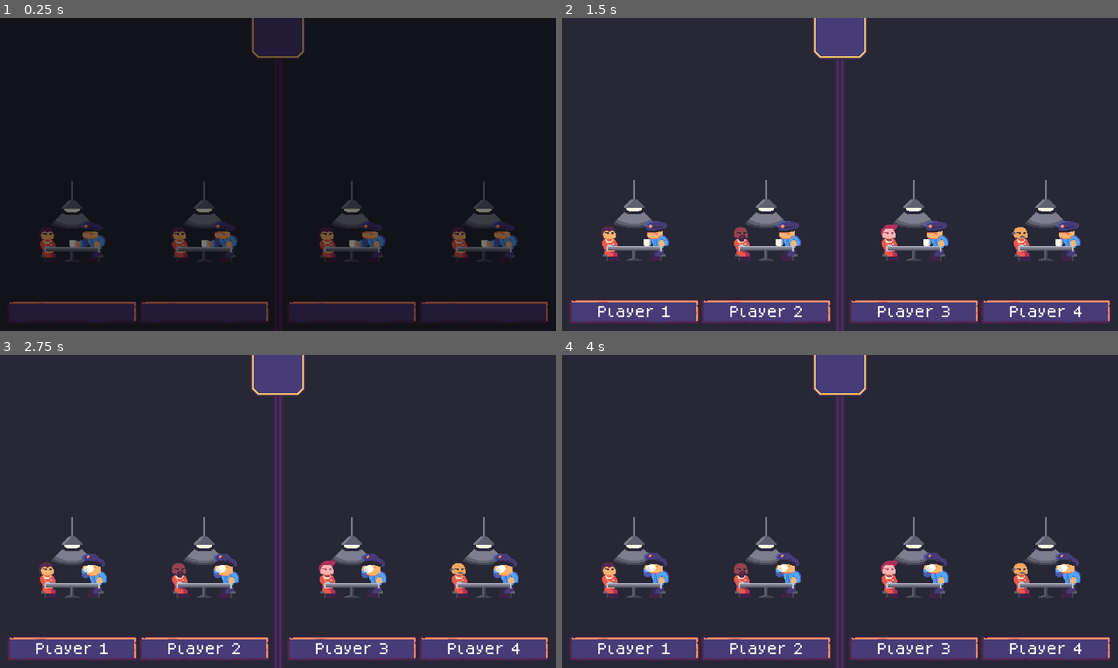
Above: before the commit, frames 1-4 (two rows, left to right).
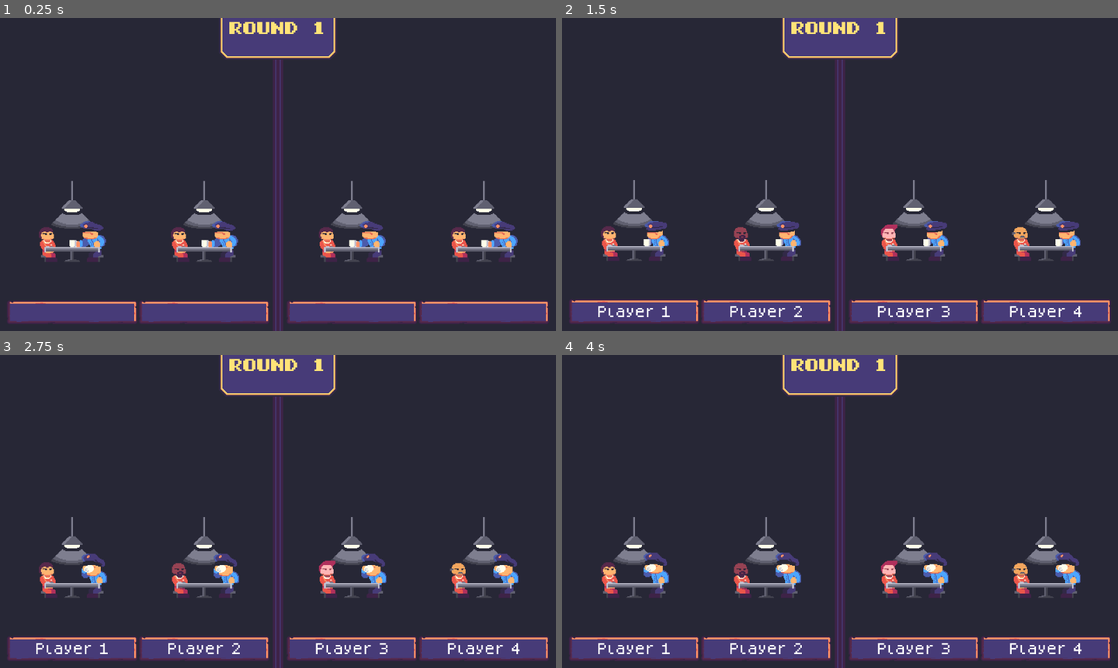
Above: after the commit, the same moments.

Repository: VileOar/js-final-proj
Game: Godot game, scene res://src/main_scenes/game/round_game/round_game.tscn
Two runs of this game, one before a commit and one after it. Both use one fixed random seed, a clock stepped at 60 frames per second and the inputs below. This scene is started directly instead of the project's main scene.
Inputs (mouse positions are in pixels of both pictures, inside the frame that each line leads up to):
- Up to frame 1 (0.25 s): no input
- Up to frame 2 (1.5 s): move the mouse to (962, 158) at 0.52 s; hold D (coop_right) 0.53-1.28 s; click (962, 158) at 0.67 s; move the mouse to (728, 190) at 1.27 s; hold S (coop_down) from 1.28 s (still down)
- Up to frame 3 (2.75 s): move the mouse to (333, 442) at 2.02 s; release S (coop_down) at 2.03 s; hold D (coop_right) from 2.03 s (still down)
- Up to frame 4 (4 s): move the mouse to (812, 574) at 2.77 s; release D (coop_right) at 2.78 s; hold W (coop_up) 2.78-3.53 s; click (812, 574) at 2.92 s; tap Enter at 3.5 s; move the mouse to (1006, 558) at 3.52 s; hold A (coop_left) from 3.53 s (still down)

The runs differ from the first frame. In frame 1, 100% of the frame differs, in the area x 0-100%, y 0-100%; in frame 2, 1.8%; in frame 3, 1.8%; in frame 4, 1.8%.

Commit message:
started refactoring menus and such

Diff:
--- a/assets/themes/prison_theme.tres
+++ b/assets/themes/prison_theme.tres
@@ -33,7 +33,7 @@
 [sub_resource type="StyleBoxTexture" id="StyleBoxTexture_5bxgp"]
 texture = ExtResource("1_4wc6t")
 texture_margin_left = 16.0
-texture_margin_top = 16.0
+texture_margin_top = 24.0
 texture_margin_right = 16.0
 texture_margin_bottom = 24.0
 region_rect = Rect2(160, 240, 80, 80)
--- a/src/autoloads/Global.gd
+++ b/src/autoloads/Global.gd
@@ -34,14 +34,15 @@
 ## longer delay when answers are wrong
 const WRONG_DELAY = 2.0
 
-## total time for a round
-const ROUND_TIME = 5.0
+class GameSettings:
+	## total time for a round
+	var round_time : float = 5.0#30.0
+	## number of rounds in a game
+	var num_rounds : int = 2#3
+	## round lose penalty multiplier
+	var lose_penalty_multiplier : float = 0.5
 
-## number of rounds in a game
-const NUM_ROUNDS = 2
-
-## round lose penalty multiplier
-const LOSE_PENALTY_MULTIPLIER = 0.5
+var SETTINGS = GameSettings.new()
 
 ## dictionary of music
 var _music_tracks = {
--- a/src/autoloads/Signals.gd
+++ b/src/autoloads/Signals.gd
@@ -5,8 +5,10 @@
 extends Node
 
 
+@warning_ignore("unused_signal")
 ## signal for when a player action is pressed, sent by the InputManager
 signal input_player_action(player, input_event)
 
+@warning_ignore("unused_signal")
 ## signal emitted when a PlayerAnswer is registered, used by other nodes for statistics
 signal new_player_answer(answer)
--- a/src/main_scenes/game/round_game/round_game.gd
+++ b/src/main_scenes/game/round_game/round_game.gd
@@ -26,6 +26,9 @@
 @onready var _round_results_screen = %RoundResultsSreen as RoundResultsScreen
 ## ref to the timer label
 @onready var _timer_label = %TimerLabel
+## ref to round label
+@onready var _round_label: Label = %RoundLabel
+
 
 ## the actual timer variable[br]
 ## this acts as a counter that gets decremented every time the timer (1 sec) times out[br]
@@ -62,7 +65,7 @@
 ## start the round
 func _start_round() -> void:
 	Global.play_music_track("")
-	_time_counter = Global.ROUND_TIME
+	_time_counter = Global.SETTINGS.round_time
 	_timer_label.text = str(_time_counter)
 
 	_unstable_dyads = 1
@@ -86,8 +89,6 @@
 
 	_round_results_screen.hide()
 
-	_timer_label.hide()
-
 	_setup_round()
 
 
@@ -115,15 +116,17 @@
 
 	var dyad0_score = p0_score + p1_score
 	var dyad1_score = p2_score + p3_score
+
+	var lose_penalty = Global.SETTINGS.lose_penalty_multiplier
 	if dyad0_score != dyad1_score and SharedData.is_4player_mode():
 		if dyad0_score > dyad1_score:
 			# if dyad0 wins, player 2 and 3 receive penalty to their round score
-			p2_score *= Global.LOSE_PENALTY_MULTIPLIER
-			p3_score *= Global.LOSE_PENALTY_MULTIPLIER
+			p2_score *= lose_penalty
+			p3_score *= lose_penalty
 		else:
 			# else, player 0 and 1 do
-			p0_score *= Global.LOSE_PENALTY_MULTIPLIER
-			p1_score *= Global.LOSE_PENALTY_MULTIPLIER
+			p0_score *= lose_penalty
+			p1_score *= lose_penalty
 
 	SharedData.add_player_score(0, p0_score)
 	SharedData.add_player_score(1, p1_score)
@@ -133,6 +136,8 @@
 
 ## wait for all round preparations to be complete (in-game animations like screen fade)
 func _setup_round():
+	_timer_label.modulate.a = 0.0
+	_round_label.text = "Round %d" % (_round+1)
 	Global.play_music_track("") # stop music before fade in
 	_anim.play('fade_in')
 	await _anim.animation_finished
@@ -150,7 +155,7 @@
 		push_warning("Last played animation '%s' does not correspond to expected 'fade_out'")
 
 	_round += 1 # increment round counter
-	if _round >= Global.NUM_ROUNDS:
+	if _round >= Global.SETTINGS.num_rounds:
 		get_tree().change_scene_to_packed(_end_scene)
 	else:
 		_cleanup_round()
@@ -177,6 +182,7 @@
 
 		await get_tree().create_timer(ROUND_END_DELAY).timeout
 
+		_round_results_screen.set_round(_round, Global.SETTINGS.num_rounds-1)
 		_round_results_screen.show()
 		_round_results_screen.start_point_solving(_round_stats)
 	else: # else, keep going
@@ -193,7 +199,7 @@
 			_dyad1.start_dyad()
 		_timer.start(1)
 		Global.play_music_track("game")
-		_timer_label.show()
+		_timer_label.modulate.a = 1.0
 
 
 ## callback for when round results screen 'next round' button is pressed
--- a/src/main_scenes/game/round_game/round_game.tscn
+++ b/src/main_scenes/game/round_game/round_game.tscn
@@ -106,15 +106,22 @@
 size_flags_horizontal = 4
 theme_type_variation = &"TimerPanel"
 
-[node name="TimerLabel" type="Label" parent="MarginContainer/VBoxContainer/TimerContainer"]
+[node name="VBoxContainer" type="VBoxContainer" parent="MarginContainer/VBoxContainer/TimerContainer"]
+layout_mode = 2
+theme_override_constants/separation = 4
+alignment = 2
+
+[node name="RoundLabel" type="Label" parent="MarginContainer/VBoxContainer/TimerContainer/VBoxContainer"]
 unique_name_in_owner = true
-visible = false
+layout_mode = 2
+theme_type_variation = &"ScoreLabel"
+theme_override_font_sizes/font_size = 32
+
+[node name="TimerLabel" type="Label" parent="MarginContainer/VBoxContainer/TimerContainer/VBoxContainer"]
+unique_name_in_owner = true
 layout_mode = 2
 theme_type_variation = &"ScoreLabel"
 horizontal_alignment = 1
-
-[node name="MarginContainer" type="MarginContainer" parent="MarginContainer/VBoxContainer/TimerContainer"]
-layout_mode = 2
 
 [node name="DyadContainer" type="HBoxContainer" parent="MarginContainer/VBoxContainer"]
 layout_mode = 2
@@ -139,6 +146,7 @@
 layout_mode = 1
 
 [node name="FadeScreen" type="ColorRect" parent="."]
+visible = false
 z_index = 10
 layout_mode = 1
 anchors_preset = 15
--- a/src/main_scenes/game/round_game/round_results/dyad_display/player_score_panel.gd
+++ b/src/main_scenes/game/round_game/round_results/dyad_display/player_score_panel.gd
@@ -43,13 +43,15 @@
 
 
 func apply_penalty(target_node : Node, score_number_scene : PackedScene) -> void:
+	var penalty = Global.SETTINGS.lose_penalty_multiplier
+
 	# apply penalty
-	_score_value = int(float(_score_value) * Global.LOSE_PENALTY_MULTIPLIER)
+	_score_value = int(float(_score_value) * penalty)
 	# display penalty
 	var score = score_number_scene.instantiate() as ScoreNumber
 	var pos = get_global_rect().get_center()
 	pos.y = get_global_rect().position.y - 128
-	score.start_penalty(pos, Global.LOSE_PENALTY_MULTIPLIER)
+	score.start_penalty(pos, penalty)
 	target_node.add_child(score)
 
 	_update_score_ui()
--- a/src/main_scenes/game/round_game/round_results/dyad_display/stats_list.gd
+++ b/src/main_scenes/game/round_game/round_results/dyad_display/stats_list.gd
@@ -26,8 +26,8 @@
 func reset() -> void:
 	# hide everything
 	for child in _stat_values.get_children():
-		child.hide()
-	_score_row.hide()
+		child.modulate.a = 0.0
+	_score_row.modulate.a = 0.0
 	_win_lose_label.text = ""
 
 
@@ -46,14 +46,14 @@
 	var stat_row = 0
 	while stat_row < _stat_values.get_child_count():
 		await get_tree().create_timer(0.4).timeout
-		_stat_values.get_child(stat_row).show()
-		_stat_values.get_child(stat_row + 1).show() # the second one is the value label
-		_stat_values.get_child(stat_row + 2).show()
+		_stat_values.get_child(stat_row).modulate.a = 1.0
+		_stat_values.get_child(stat_row + 1).modulate.a = 1.0 # the second one is the value label
+		_stat_values.get_child(stat_row + 2).modulate.a = 1.0
 
 		stat_row += 3
 
 	await get_tree().create_timer(0.6).timeout
-	_score_row.show()
+	_score_row.modulate.a = 1.0
 
 	finished_animation.emit()
 
--- a/src/main_scenes/game/round_game/round_results/dyad_display/stats_list.tscn
+++ b/src/main_scenes/game/round_game/round_results/dyad_display/stats_list.tscn
@@ -36,7 +36,6 @@
 
 [node name="AnsweredStat0" type="Label" parent="PanelContainer/MarginContainer/StatsList/StatValues"]
 unique_name_in_owner = true
-visible = false
 layout_mode = 2
 size_flags_horizontal = 3
 theme_override_font_sizes/font_size = 12
@@ -44,7 +43,6 @@
 vertical_alignment = 1
 
 [node name="AnsweredLabel" type="Label" parent="PanelContainer/MarginContainer/StatsList/StatValues"]
-visible = false
 layout_mode = 2
 size_flags_horizontal = 3
 theme_override_font_sizes/font_size = 12
@@ -54,7 +52,6 @@
 
 [node name="AnsweredStat1" type="Label" parent="PanelContainer/MarginContainer/StatsList/StatValues"]
 unique_name_in_owner = true
-visible = false
 layout_mode = 2
 size_flags_horizontal = 3
 theme_override_font_sizes/font_size = 12
@@ -62,7 +59,6 @@
 
 [node name="CorrectStat0" type="Label" parent="PanelContainer/MarginContainer/StatsList/StatValues"]
 unique_name_in_owner = true
-visible = false
 layout_mode = 2
 size_flags_horizontal = 3
 theme_override_font_sizes/font_size = 12
@@ -70,7 +66,6 @@
 vertical_alignment = 1
 
 [node name="CorrectLabel" type="Label" parent="PanelContainer/MarginContainer/StatsList/StatValues"]
-visible = false
 layout_mode = 2
 size_flags_horizontal = 3
 theme_override_font_sizes/font_size = 12
@@ -80,7 +75,6 @@
 
 [node name="CorrectStat1" type="Label" parent="PanelContainer/MarginContainer/StatsList/StatValues"]
 unique_name_in_owner = true
-visible = false
 layout_mode = 2
 size_flags_horizontal = 3
 theme_override_font_sizes/font_size = 12
@@ -88,7 +82,6 @@
 
 [node name="CoopStat0" type="Label" parent="PanelContainer/MarginContainer/StatsList/StatValues"]
 unique_name_in_owner = true
-visible = false
 layout_mode = 2
 size_flags_horizontal = 3
 theme_override_font_sizes/font_size = 12
@@ -96,7 +89,6 @@
 vertical_alignment = 1
 
 [node name="CoopLabel" type="Label" parent="PanelContainer/MarginContainer/StatsList/StatValues"]
-visible = false
 layout_mode = 2
 size_flags_horizontal = 3
 theme_override_font_sizes/font_size = 12
@@ -106,7 +98,6 @@
 
 [node name="CoopStat1" type="Label" parent="PanelContainer/MarginContainer/StatsList/StatValues"]
 unique_name_in_owner = true
-visible = false
 layout_mode = 2
 size_flags_horizontal = 3
 theme_override_font_sizes/font_size = 12
@@ -114,7 +105,6 @@
 
 [node name="ScoreRow" type="HBoxContainer" parent="PanelContainer/MarginContainer/StatsList"]
 unique_name_in_owner = true
-visible = false
 layout_mode = 2
 theme_override_constants/separation = 64
 alignment = 1
--- a/src/main_scenes/game/round_game/round_results/round_results_screen.gd
+++ b/src/main_scenes/game/round_game/round_results/round_results_screen.gd
@@ -27,6 +27,9 @@
 @onready var _dyad1_results = %Dyad1 as DyadResultsPanel
 ## ref to the button to advance
 @onready var _next_round_btn = %NextRoundBtn as Button
+## label identifying current round
+@onready var _round_label: Label = %RoundLabel
+
 
 ## timer between each point
 @onready var _between_timer = $BetweenTimer as Timer
@@ -59,6 +62,12 @@
 
 	if !SharedData.is_4player_mode():
 		$Divider.hide()
+
+
+## receive data about current round to update displays
+func set_round(current_round: int, last: int) -> void:
+	_round_label.text = "Round %d out of %d End" % [current_round+1, last+1]
+	_next_round_btn.text = "End Results" if current_round == last else "Next Round"
 
 
 ## starts solving each point for each player[br]
--- a/src/main_scenes/game/round_game/round_results/round_results_screen.tscn
+++ b/src/main_scenes/game/round_game/round_results/round_results_screen.tscn
@@ -64,13 +64,14 @@
 size_flags_vertical = 0
 theme_type_variation = &"MainPanel"
 
-[node name="Label" type="Label" parent="PanelContainer2"]
+[node name="RoundLabel" type="Label" parent="PanelContainer2"]
+unique_name_in_owner = true
 layout_mode = 2
+size_flags_vertical = 1
 theme_type_variation = &"HeaderLarge"
-text = "
-Round End"
+text = "Round End"
 horizontal_alignment = 1
-vertical_alignment = 1
+vertical_alignment = 2
 
 [node name="BetweenTimer" type="Timer" parent="."]
 one_shot = true
--- a/src/main_scenes/main_menu/main_menu.tscn
+++ b/src/main_scenes/main_menu/main_menu.tscn
@@ -113,7 +113,7 @@
 grow_vertical = 2
 script = ExtResource("1_ukv5m")
 _matrix_scene_path = "res://src/main_scenes/matrix_editor/matrix_editor_menu.tscn"
-_game_scene_path = "res://src/player_select/player_select.tscn"
+_game_scene_path = "res://src/main_scenes/player_select/player_select.tscn"
 
 [node name="MarginContainer" type="MarginContainer" parent="."]
 layout_mode = 1
@@ -171,25 +171,25 @@
 theme_override_constants/separation = 64
 alignment = 1
 
+[node name="CreditsBtn" type="Button" parent="MarginContainer/VBoxContainer/HBoxContainer"]
+layout_mode = 2
+size_flags_horizontal = 3
+text = "Credits"
+
+[node name="StartBtn" type="Button" parent="MarginContainer/VBoxContainer/HBoxContainer"]
+layout_mode = 2
+size_flags_horizontal = 3
+text = "Start Game"
+
+[node name="MatrixBtn" type="Button" parent="MarginContainer/VBoxContainer/HBoxContainer"]
+layout_mode = 2
+size_flags_horizontal = 3
+text = "Edit Payoff Matrix"
+
 [node name="QuitBtn" type="Button" parent="MarginContainer/VBoxContainer/HBoxContainer"]
 layout_mode = 2
 size_flags_horizontal = 3
 text = "Quit"
-
-[node name="MatrixBtn" type="Button" parent="MarginContainer/VBoxContainer/HBoxContainer"]
-layout_mode = 2
-size_flags_horizontal = 3
-text = "Edit Payoff Matrix"
-
-[node name="StartBtn" type="Button" parent="MarginContainer/VBoxContainer/HBoxContainer"]
-layout_mode = 2
-size_flags_horizontal = 3
-text = "Start Game"
-
-[node name="CreditsBtn" type="Button" parent="MarginContainer/VBoxContainer/HBoxContainer"]
-layout_mode = 2
-size_flags_horizontal = 3
-text = "Credits"
 
 [node name="Credits" type="PanelContainer" parent="."]
 unique_name_in_owner = true
@@ -263,8 +263,8 @@
 size_flags_horizontal = 4
 text = "Back"
 
+[connection signal="pressed" from="MarginContainer/VBoxContainer/HBoxContainer/CreditsBtn" to="." method="_on_credits_btn_pressed"]
+[connection signal="pressed" from="MarginContainer/VBoxContainer/HBoxContainer/StartBtn" to="." method="_on_start_btn_pressed"]
+[connection signal="pressed" from="MarginContainer/VBoxContainer/HBoxContainer/MatrixBtn" to="." method="_on_matrix_btn_pressed"]
 [connection signal="pressed" from="MarginContainer/VBoxContainer/HBoxContainer/QuitBtn" to="." method="_on_quit_btn_pressed"]
-[connection signal="pressed" from="MarginContainer/VBoxContainer/HBoxContainer/MatrixBtn" to="." method="_on_matrix_btn_pressed"]
-[connection signal="pressed" from="MarginContainer/VBoxContainer/HBoxContainer/StartBtn" to="." method="_on_start_btn_pressed"]
-[connection signal="pressed" from="MarginContainer/VBoxContainer/HBoxContainer/CreditsBtn" to="." method="_on_credits_btn_pressed"]
 [connection signal="pressed" from="Credits/PanelContainer/VBoxContainer/BackBtn" to="." method="_on_back_btn_pressed"]
--- a/src/main_scenes/matrix_editor/matrix_editor_menu.tscn
+++ b/src/main_scenes/matrix_editor/matrix_editor_menu.tscn
@@ -22,7 +22,6 @@
 anchor_bottom = 1.0
 grow_horizontal = 2
 grow_vertical = 2
-theme_type_variation = &"SmallPanel"
 
 [node name="PanelContainer" type="PanelContainer" parent="PanelContainer"]
 layout_mode = 2
@@ -34,10 +33,11 @@
 theme_override_constants/margin_left = 64
 theme_override_constants/margin_top = 32
 theme_override_constants/margin_right = 64
-theme_override_constants/margin_bottom = 32
+theme_override_constants/margin_bottom = 8
 
 [node name="VBoxContainer" type="VBoxContainer" parent="PanelContainer/PanelContainer/MarginContainer"]
 layout_mode = 2
+theme_override_constants/separation = 16
 
 [node name="HBoxContainer" type="HBoxContainer" parent="PanelContainer/PanelContainer/MarginContainer/VBoxContainer"]
 layout_mode = 2
--- a/src/player_select/player_select.tscn
+++ b/src/main_scenes/player_select/player_select.tscn
@@ -1,8 +1,8 @@
 [gd_scene load_steps=6 format=3 uid="uid://co2xh2lmxvpq4"]
 
-[ext_resource type="Script" path="res://src/player_select/player_select_menu.gd" id="1_bjdma"]
+[ext_resource type="Script" path="res://src/main_scenes/player_select/player_select_menu.gd" id="1_bjdma"]
 [ext_resource type="PackedScene" uid="uid://be1joxrc38num" path="res://src/main_scenes/instructions_scene/instructions_scene.tscn" id="2_bw8hu"]
-[ext_resource type="PackedScene" uid="uid://d1kkkom2ktphs" path="res://src/player_select/ui/device_selector.tscn" id="2_q5eyk"]
+[ext_resource type="PackedScene" uid="uid://d1kkkom2ktphs" path="res://src/main_scenes/player_select/ui/device_selector.tscn" id="2_q5eyk"]
 [ext_resource type="PackedScene" uid="uid://cr1i4ulnsdsu2" path="res://src/main_scenes/main_menu/main_menu.tscn" id="3_8s8c0"]
 [ext_resource type="FontFile" uid="uid://dcb5yob1d6vl4" path="res://assets/fonts/Super_Mario_Bros_2.ttf" id="4_3kf4d"]
 
--- a/src/player_select/player_select_menu.gd
+++ b/src/main_scenes/player_select/player_select_menu.gd
@@ -35,6 +35,7 @@
 	_player_mode_btn_group = ButtonGroup.new()
 	_2player_btn.button_group = _player_mode_btn_group
 	_4player_btn.button_group = _player_mode_btn_group
+	_4player_btn.set_pressed_no_signal(true)
 	_player_mode_btn_group.pressed.connect(_on_player_mode_changed)
 
 	# setup the device selectors
--- a/src/player_select/ui/device_selector.tscn
+++ b/src/main_scenes/player_select/ui/device_selector.tscn
@@ -1,6 +1,6 @@
 [gd_scene load_steps=7 format=3 uid="uid://d1kkkom2ktphs"]
 
-[ext_resource type="Script" path="res://src/player_select/ui/player_device_selector.gd" id="1_aw8pw"]
+[ext_resource type="Script" path="res://src/main_scenes/player_select/ui/player_device_selector.gd" id="1_aw8pw"]
 [ext_resource type="Texture2D" uid="uid://cbo7y558cb7it" path="res://assets/gfx/ui/device_icon.png" id="2_2d4nh"]
 [ext_resource type="Texture2D" uid="uid://cv2vkapkd35gr" path="res://assets/gfx/entities/player1.png" id="3_vjsow"]
 
--- /dev/null
+++ b/src/main_scenes/settings_menu/settings_menu.tscn
@@ -0,0 +1,92 @@
+[gd_scene format=3 uid="uid://ctiqjh7xp62sf"]
+
+[node name="SettingsMenu" type="Control"]
+layout_mode = 3
+anchors_preset = 15
+anchor_right = 1.0
+anchor_bottom = 1.0
+grow_horizontal = 2
+grow_vertical = 2
+
+[node name="PanelContainer" type="PanelContainer" parent="."]
+layout_mode = 1
+anchors_preset = 15
+anchor_right = 1.0
+anchor_bottom = 1.0
+grow_horizontal = 2
+grow_vertical = 2
+
+[node name="PanelContainer" type="PanelContainer" parent="PanelContainer"]
+layout_mode = 2
+theme_type_variation = &"SimplePanel"
+
+[node name="MarginContainer" type="MarginContainer" parent="PanelContainer/PanelContainer"]
+layout_mode = 2
+theme_override_constants/margin_left = 64
+theme_override_constants/margin_top = 64
+theme_override_constants/margin_right = 64
+theme_override_constants/margin_bottom = 64
+
+[node name="HBoxContainer" type="HBoxContainer" parent="PanelContainer/PanelContainer/MarginContainer"]
+layout_mode = 2
+
+[node name="VBoxContainer" type="VBoxContainer" parent="PanelContainer/PanelContainer/MarginContainer/HBoxContainer"]
+layout_mode = 2
+size_flags_horizontal = 3
+
+[node name="GridContainer" type="GridContainer" parent="PanelContainer/PanelContainer/MarginContainer/HBoxContainer/VBoxContainer"]
+layout_mode = 2
+size_flags_vertical = 3
+theme_override_constants/h_separation = 64
+theme_override_constants/v_separation = 64
+columns = 2
+
+[node name="DurationLabel" type="Label" parent="PanelContainer/PanelContainer/MarginContainer/HBoxContainer/VBoxContainer/GridContainer"]
+layout_mode = 2
+size_flags_horizontal = 3
+size_flags_vertical = 6
+text = "Round Duration"
+
+[node name="DurationInput" type="SpinBox" parent="PanelContainer/PanelContainer/MarginContainer/HBoxContainer/VBoxContainer/GridContainer"]
+unique_name_in_owner = true
+layout_mode = 2
+size_flags_horizontal = 3
+size_flags_vertical = 3
+max_value = 300.0
+step = 0.1
+suffix = "sec"
+
+[node name="RoundsLabel" type="Label" parent="PanelContainer/PanelContainer/MarginContainer/HBoxContainer/VBoxContainer/GridContainer"]
+layout_mode = 2
+size_flags_horizontal = 3
+size_flags_vertical = 6
+text = "Number of Rounds"
+
+[node name="RoundsInput" type="SpinBox" parent="PanelContainer/PanelContainer/MarginContainer/HBoxContainer/VBoxContainer/GridContainer"]
+unique_name_in_owner = true
+layout_mode = 2
+size_flags_horizontal = 3
+size_flags_vertical = 3
+
+[node name="PenaltyLabel" type="Label" parent="PanelContainer/PanelContainer/MarginContainer/HBoxContainer/VBoxContainer/GridContainer"]
+layout_mode = 2
+size_flags_horizontal = 3
+size_flags_vertical = 6
+text = "Lose penalty"
+
+[node name="PenaltyInput" type="SpinBox" parent="PanelContainer/PanelContainer/MarginContainer/HBoxContainer/VBoxContainer/GridContainer"]
+layout_mode = 2
+size_flags_horizontal = 3
+size_flags_vertical = 3
+suffix = "%"
+
+[node name="MarginContainer" type="MarginContainer" parent="PanelContainer/PanelContainer/MarginContainer/HBoxContainer"]
+layout_mode = 2
+size_flags_horizontal = 3
+
+[node name="DescriptionLabel" type="Label" parent="PanelContainer/PanelContainer/MarginContainer/HBoxContainer/MarginContainer"]
+unique_name_in_owner = true
+custom_minimum_size = Vector2(64, 0)
+layout_mode = 2
+size_flags_vertical = 1
+autowrap_mode = 2
Binary file changed: assets/aseprite/UI80x80.aseprite
Binary file added: assets/aseprite/UIother.aseprite
Binary file changed: assets/gfx/ui/panels.png
Binary file added: assets/gfx/ui/spinbox.png
Not shown, added: assets/gfx/ui/spinbox.png.import
Binary file added: other/banner.aseprite
Binary file added: other/banner.gif
Renamed: assets/aseprite/double_dilemma.gif -> other/double_dilemma.gif
Binary file added: other/screenshots/game.PNG
Not shown, added: other/screenshots/game.PNG.import
Binary file added: other/screenshots/matrix.PNG
Not shown, added: other/screenshots/matrix.PNG.import
(and 2 more such lines)
